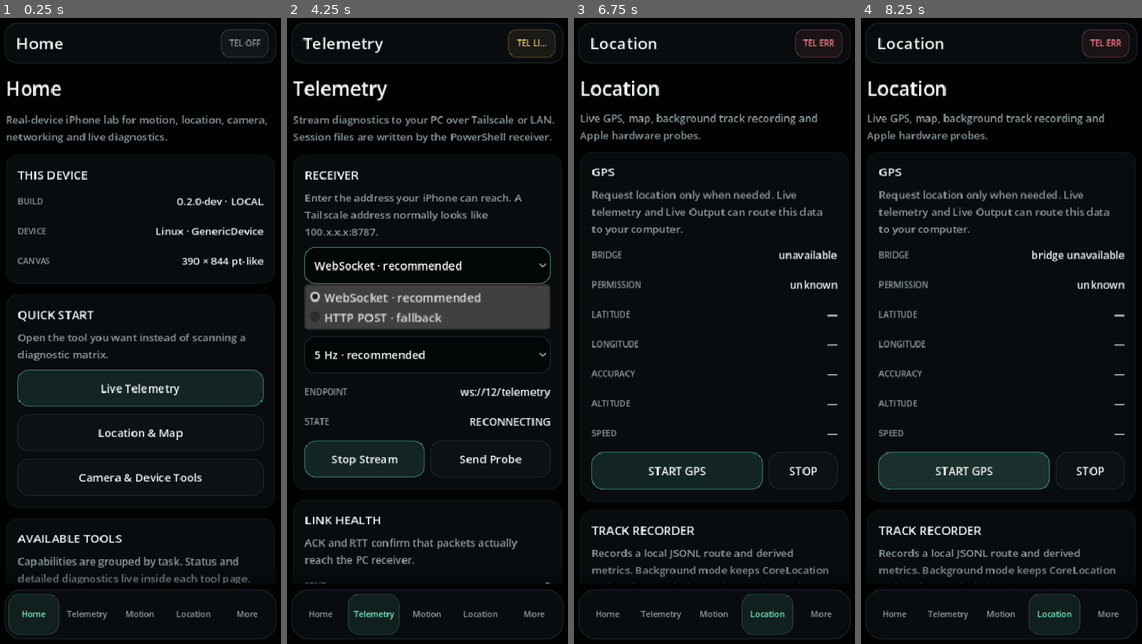
Above: before the commit, frames 1-4 (left to right).
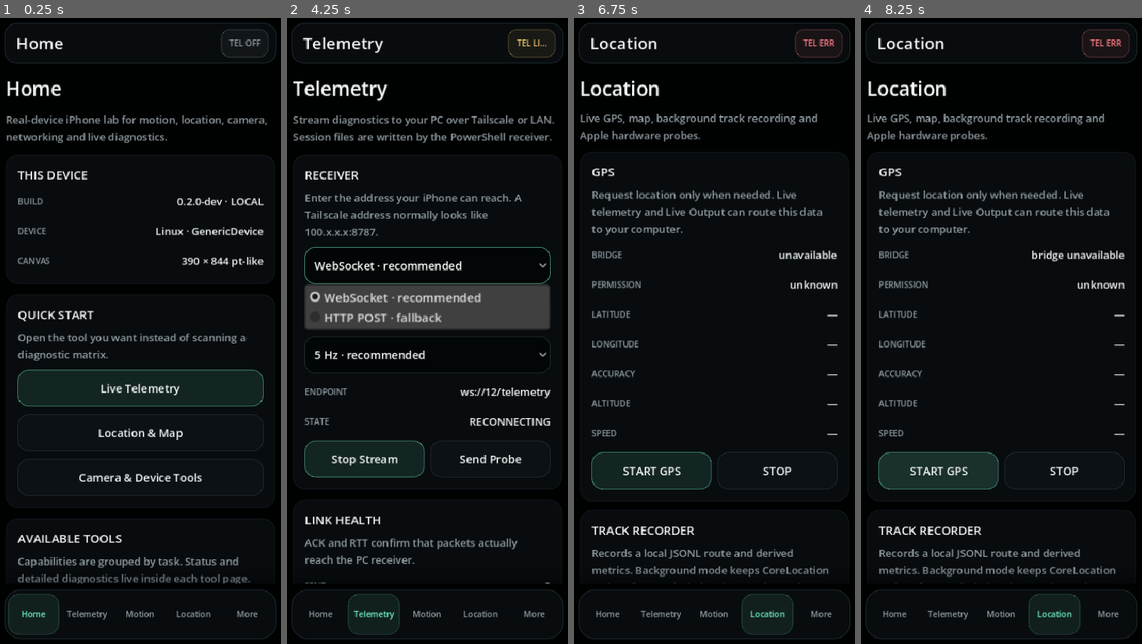
Above: after the commit, the same moments.

Repository: Rzbck/ios-godot-lab
Game: Godot game, scene res://scenes/main.tscn
Two runs of this game, one before a commit and one after it. Both use one fixed random seed, a clock stepped at 60 frames per second and the inputs below.
Inputs (mouse positions are in pixels of both pictures, inside the frame that each line leads up to):
- Up to frame 1 (0.25 s): no input
- Up to frame 2 (4.25 s): click "Live Telemetry" at 0.5 s; click (427, 312) at 1.27 s; type "12" at 1.35 s; click "Send Probe" at 2 s; click "Start Stream" at 2.75 s; click "WebSocket · recommended" at 3.5 s
- Up to frame 3 (6.75 s): click "5 Hz · recommended" at 4.25 s; click "Stop Stream" at 5 s; click "Home" at 5.75 s; click "Location & Map" at 6.5 s
- Up to frame 4 (8.25 s): click "STOP" at 7.25 s; click "START GPS" at 8 s

Frames 1-2 are identical in both runs. In frame 3, 0.7% of the frame differs, in the area x 17-87%, y 69-76%; in frame 4, 1.6%.

Commit message:
fix(ui): harden iPhone controls against horizontal overflow

Diff:
--- a/scripts/ui.gd
+++ b/scripts/ui.gd
@@ -1,9 +1,9 @@
 extends RefCounted
 
 # iOS Lab visual system. The app uses a 390x844 logical iPhone canvas.
-# Live values must never change the vertical geometry of a page: dynamic labels
-# are single-line, clipped and ellipsized so sensor/network updates cannot make
-# cards jump between one and two lines.
+# Dynamic values must never change page geometry. Controls are deliberately
+# allowed to shrink inside the phone width: long labels are clipped/ellipsized
+# instead of forcing the entire app wider than the viewport.
 const BG := Color("000202")
 const SURFACE := Color("080c0f")
 const SURFACE_ALT := Color("05080a")
@@ -31,6 +31,8 @@
 	node.add_theme_font_size_override("font_size", size)
 	node.add_theme_color_override("font_color", color)
 	node.autowrap_mode = TextServer.AUTOWRAP_WORD_SMART
+	node.size_flags_horizontal = Control.SIZE_EXPAND_FILL
+	node.custom_minimum_size.x = 0
 	node.mouse_filter = Control.MOUSE_FILTER_IGNORE
 	return node
 
@@ -104,6 +106,7 @@
 static func glass_panel(radius: int = 20) -> PanelContainer:
 	var panel := PanelContainer.new()
 	panel.size_flags_horizontal = Control.SIZE_EXPAND_FILL
+	panel.custom_minimum_size.x = 0
 	panel.mouse_filter = Control.MOUSE_FILTER_IGNORE
 	var style := StyleBoxFlat.new()
 	style.bg_color = GLASS
@@ -120,6 +123,7 @@
 	var node := Button.new()
 	node.text = text_value
 	node.toggle_mode = true
+	node.clip_text = true
 	node.custom_minimum_size = Vector2(0, 56)
 	node.size_flags_horizontal = Control.SIZE_EXPAND_FILL
 	node.add_theme_font_size_override("font_size", 11)
@@ -149,6 +153,7 @@
 	var node := Button.new()
 	node.text = text_value
 	node.toggle_mode = true
+	node.clip_text = true
 	node.custom_minimum_size = Vector2(0, 48)
 	node.size_flags_horizontal = Control.SIZE_EXPAND_FILL
 	node.add_theme_font_size_override("font_size", 15)
@@ -188,6 +193,7 @@
 static func make_card(parent: Container, title_text: String, description: String = "") -> VBoxContainer:
 	var panel := PanelContainer.new()
 	panel.size_flags_horizontal = Control.SIZE_EXPAND_FILL
+	panel.custom_minimum_size.x = 0
 	panel.mouse_filter = Control.MOUSE_FILTER_IGNORE
 
 	var style := StyleBoxFlat.new()
@@ -204,6 +210,7 @@
 
 	var content := VBoxContainer.new()
 	content.size_flags_horizontal = Control.SIZE_EXPAND_FILL
+	content.custom_minimum_size.x = 0
 	content.add_theme_constant_override("separation", 10)
 	content.mouse_filter = Control.MOUSE_FILTER_IGNORE
 	panel.add_child(content)
@@ -220,18 +227,20 @@
 static func value_row(parent: Container, key: String, value: String = "—") -> Label:
 	var row := HBoxContainer.new()
 	row.size_flags_horizontal = Control.SIZE_EXPAND_FILL
-	row.custom_minimum_size.y = 30
+	row.custom_minimum_size = Vector2(0, 30)
 	row.add_theme_constant_override("separation", 10)
 	row.mouse_filter = Control.MOUSE_FILTER_IGNORE
 	parent.add_child(row)
 
 	var key_label := single_line_label(key.to_upper(), CAPTION_SIZE, MUTED)
-	key_label.custom_minimum_size.x = 96
+	key_label.custom_minimum_size.x = 88
+	key_label.size_flags_horizontal = Control.SIZE_SHRINK_BEGIN
 	key_label.vertical_alignment = VERTICAL_ALIGNMENT_CENTER
 	row.add_child(key_label)
 
 	var value_label := single_line_label(value, 14, TEXT)
 	value_label.size_flags_horizontal = Control.SIZE_EXPAND_FILL
+	value_label.custom_minimum_size.x = 0
 	value_label.horizontal_alignment = HORIZONTAL_ALIGNMENT_RIGHT
 	value_label.vertical_alignment = VERTICAL_ALIGNMENT_CENTER
 	row.add_child(value_label)
@@ -241,7 +250,9 @@
 static func button(text_value: String, accent: bool = false) -> Button:
 	var node := Button.new()
 	node.text = text_value
-	node.custom_minimum_size.y = CONTROL_HEIGHT
+	node.clip_text = true
+	node.custom_minimum_size = Vector2(0, CONTROL_HEIGHT)
+	node.size_flags_horizontal = Control.SIZE_EXPAND_FILL
 	node.add_theme_font_size_override("font_size", CONTROL_SIZE)
 	node.add_theme_color_override("font_color", TEXT)
 	node.focus_mode = Control.FOCUS_ALL
@@ -271,7 +282,9 @@
 static func line_edit(placeholder: String = "") -> LineEdit:
 	var node := LineEdit.new()
 	node.placeholder_text = placeholder
-	node.custom_minimum_size.y = CONTROL_HEIGHT
+	node.expand_to_text_length = false
+	node.custom_minimum_size = Vector2(0, CONTROL_HEIGHT)
+	node.size_flags_horizontal = Control.SIZE_EXPAND_FILL
 	node.add_theme_font_size_override("font_size", 16)
 	node.add_theme_color_override("font_color", TEXT)
 	node.add_theme_color_override("font_placeholder_color", Color(MUTED, 0.72))
@@ -285,7 +298,8 @@
 static func text_edit(placeholder: String = "", min_height: float = 132.0) -> TextEdit:
 	var node := TextEdit.new()
 	node.placeholder_text = placeholder
-	node.custom_minimum_size.y = min_height
+	node.custom_minimum_size = Vector2(0, min_height)
+	node.size_flags_horizontal = Control.SIZE_EXPAND_FILL
 	node.add_theme_font_size_override("font_size", 15)
 	node.add_theme_color_override("font_color", TEXT)
 	node.add_theme_color_override("font_placeholder_color", Color(MUTED, 0.72))
@@ -298,9 +312,12 @@
 
 static func option_button(items: Array) -> OptionButton:
 	var node := OptionButton.new()
+	node.fit_to_longest_item = false
+	node.clip_text = true
 	for item in items:
 		node.add_item(str(item))
-	node.custom_minimum_size.y = CONTROL_HEIGHT
+	node.custom_minimum_size = Vector2(0, CONTROL_HEIGHT)
+	node.size_flags_horizontal = Control.SIZE_EXPAND_FILL
 	node.add_theme_font_size_override("font_size", CONTROL_SIZE)
 	node.add_theme_color_override("font_color", TEXT)
 	node.mouse_filter = Control.MOUSE_FILTER_PASS
@@ -315,7 +332,7 @@
 
 static func terminal_log(min_height: float = 190.0) -> RichTextLabel:
 	var node := RichTextLabel.new()
-	node.custom_minimum_size.y = min_height
+	node.custom_minimum_size = Vector2(0, min_height)
 	node.size_flags_horizontal = Control.SIZE_EXPAND_FILL
 	node.fit_content = false
 	node.scroll_active = true
